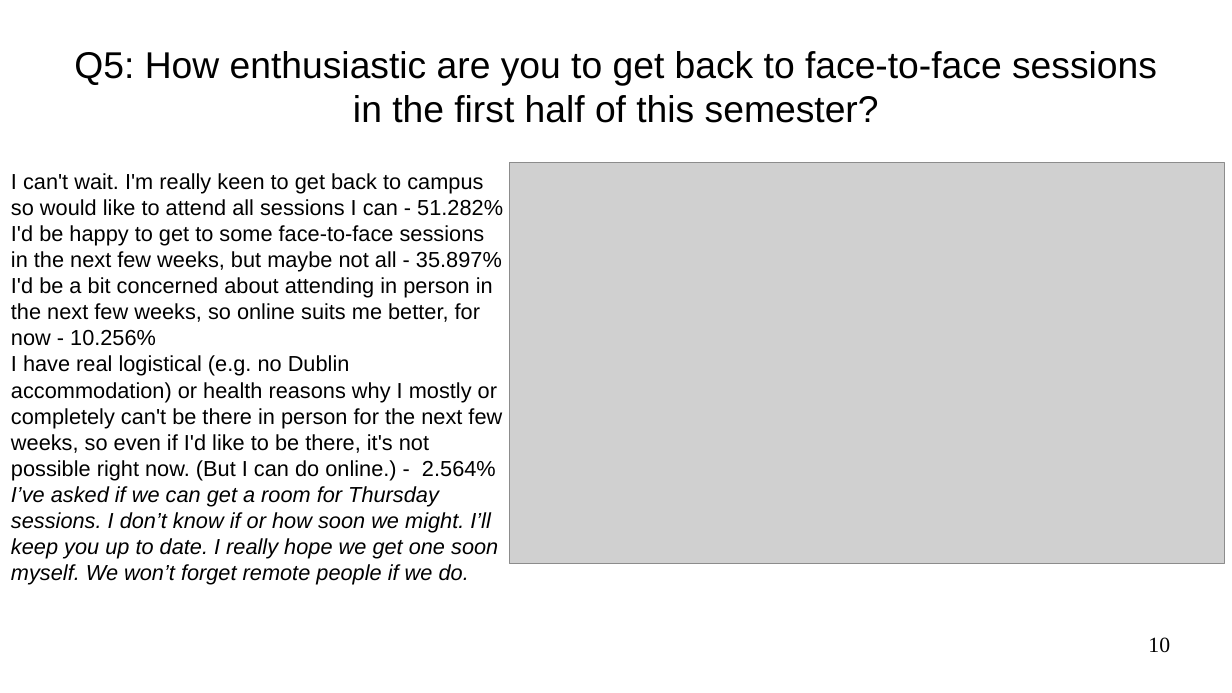
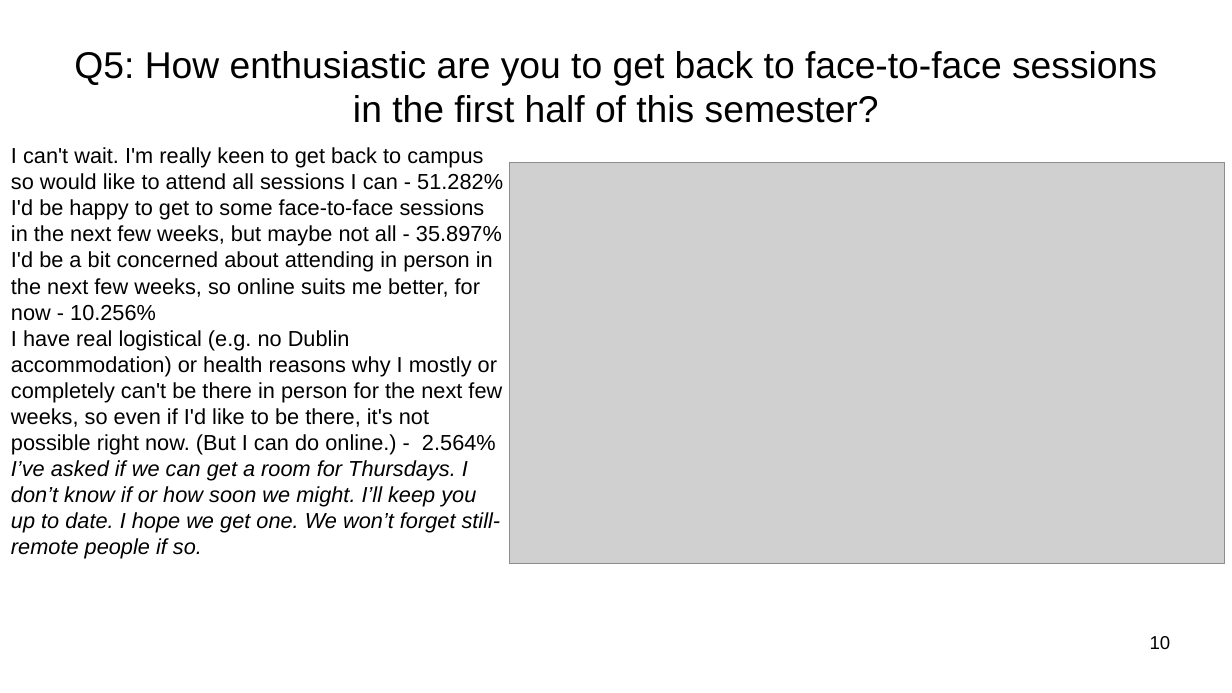
Before and after one commit to sftcd/witidtm, a slide deck: slide 10 of lectures/2021-2022/survey2021.odp. Drawn at 1232x693 pixels with LibreOffice and Linux fonts; fonts in the diff are those of the drawing; grey boxes stand for pictures. Boxes give left, top, right and bottom in pixels: in the first picture for what was removed or moved away, otherwise in the second. Text is boxed around its words. In the diff, an @@ line names an element or a change of style, - is before the commit and + after.

Commit message:
tweak survey slides

```diff
--- a/lectures/2021-2022/survey2021.odp
+++ b/lectures/2021-2022/survey2021.odp
@@ text "I can't wait. I'm really ...": place and size @@
-text "I can't wait. I'm really ..." at [11, 173, 503, 585]
+text "I can't wait. I'm really ..." at [11, 147, 503, 559]
@@ text at [11, 460, 501, 559]: text changed @@
-I’ve asked if we can get a room for Thursday sessions. I don’t know if or how soon we might. I’ll keep you up to date. I really hope we get one soon myself. We won’t forget remote people if we do.
+I’ve asked if we can get a room for Thursdays. I don’t know if or how soon we might. I’ll keep you up to date. I hope we get one. We won’t forget still-remote people if so.
@@ page number at [1150, 636, 1171, 649]: size 14 to 12 pt, font Times New Roman to Arial @@
```
Also in this commit, not shown: 3 other files.
